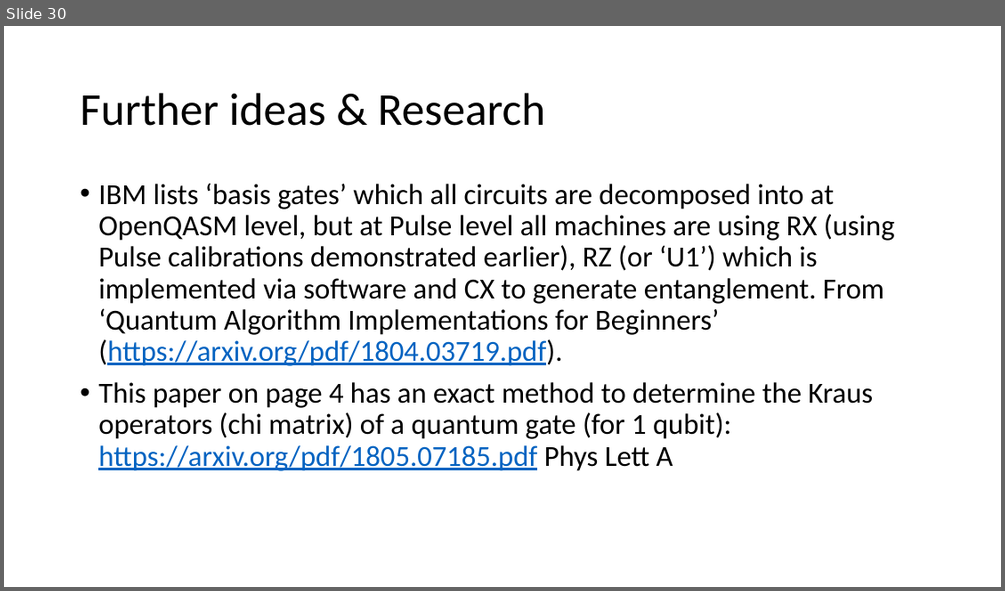
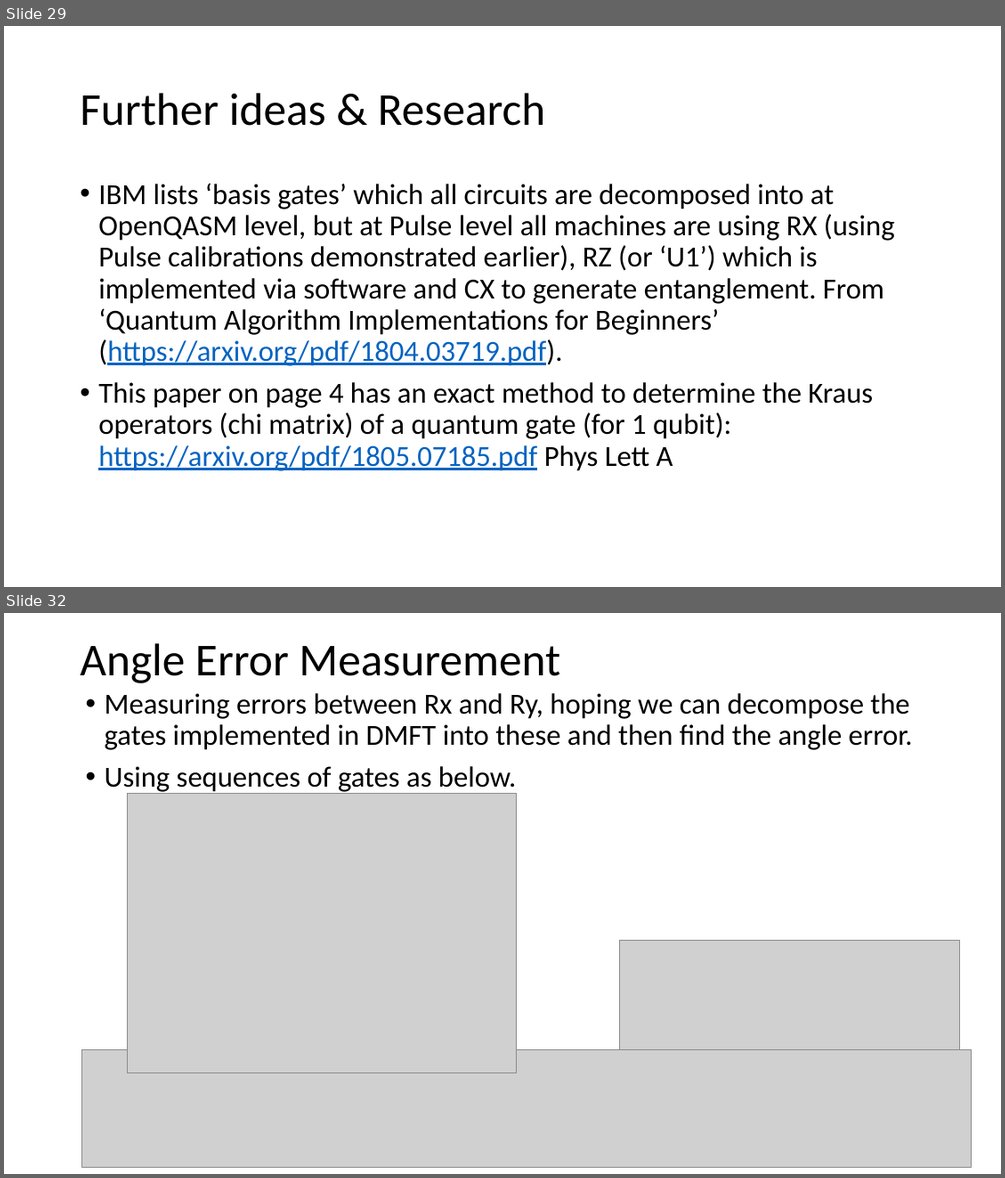
Before and after one commit to a-kapila/quantum-error, a slide deck: Annanay Project Summary.pptx. Shown one above the other, each under a label of ours: slide 30 before the commit, slides 29 and 32 after it; the slides between them are not shown. The pictures are 1005x591 and 1005x1178 pixels, drawn with LibreOffice and Linux fonts; fonts in the diff are those of the drawing; grey boxes stand for pictures. Boxes give left, top, right and bottom in pixels: in the first picture for what was removed or moved away, otherwise in the second. Text is boxed around its words. In the diff, an @@ line names an element or a change of style, - is before the commit and + after.

```diff
--- a/Annanay Project Summary.pptx
+++ b/Annanay Project Summary.pptx
@@ slide 32 added at box(4, 613, 1001, 1174), background #FFFFFF @@
@@ title added at box(80, 643, 560, 683), 44 pt, text #000000 @@
+Angle Error Measurement
@@ text added at box(105, 693, 913, 795), 28 pt, text #000000 @@
+• Measuring errors between Rx and Ry, hoping we can decompose the gates implemented in DMFT into these and then find the angle error.
+• Using sequences of gates as below.
@@ picture added at box(128, 794, 517, 1073) @@
@@ picture added at box(619, 941, 960, 1050) @@
@@ picture added at box(81, 1050, 971, 1167) @@
@@ what was slide 30 is now slide 29 @@
```
Also in this commit, not shown: 1 slide changed, 2 other slides added, 12 other files.
